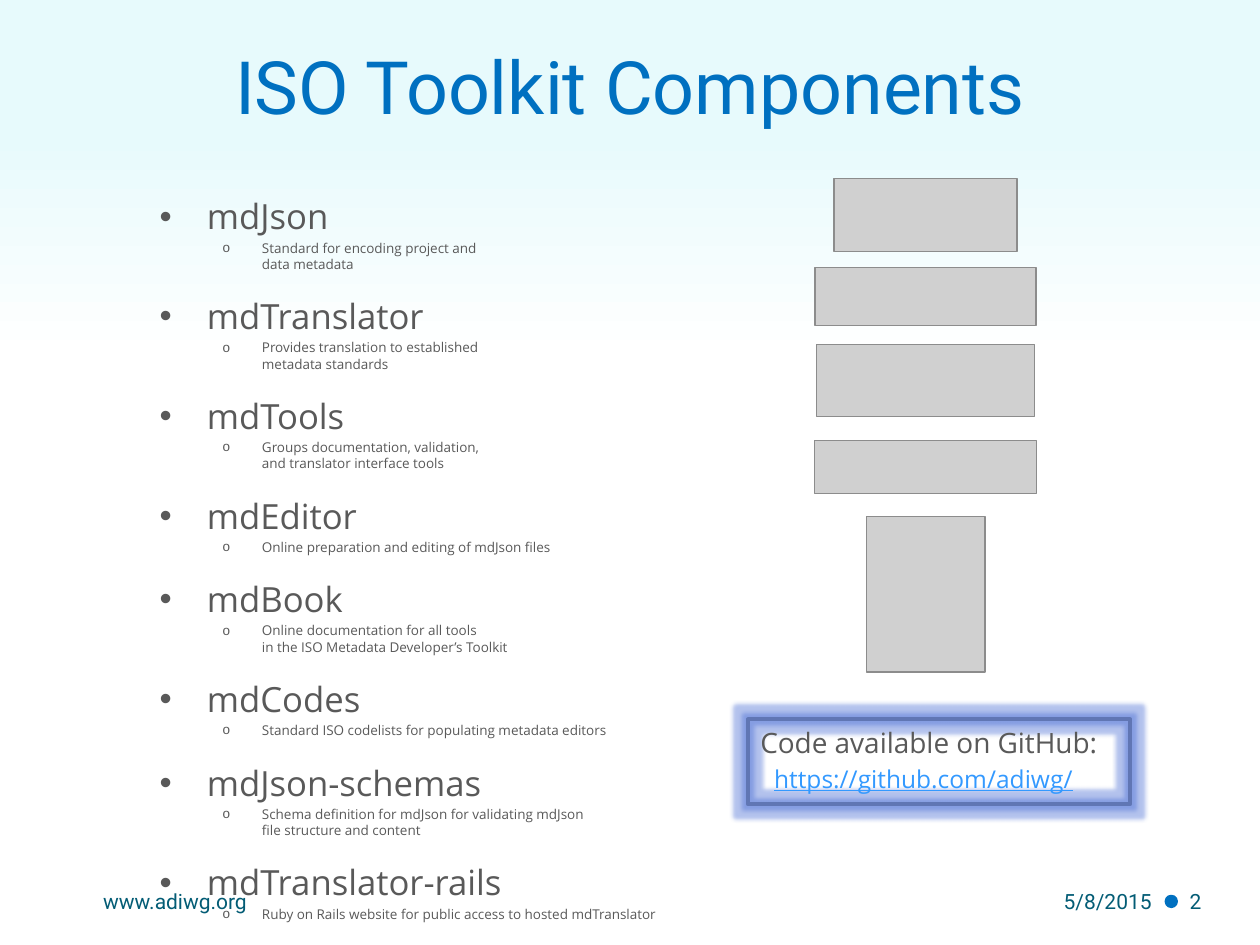
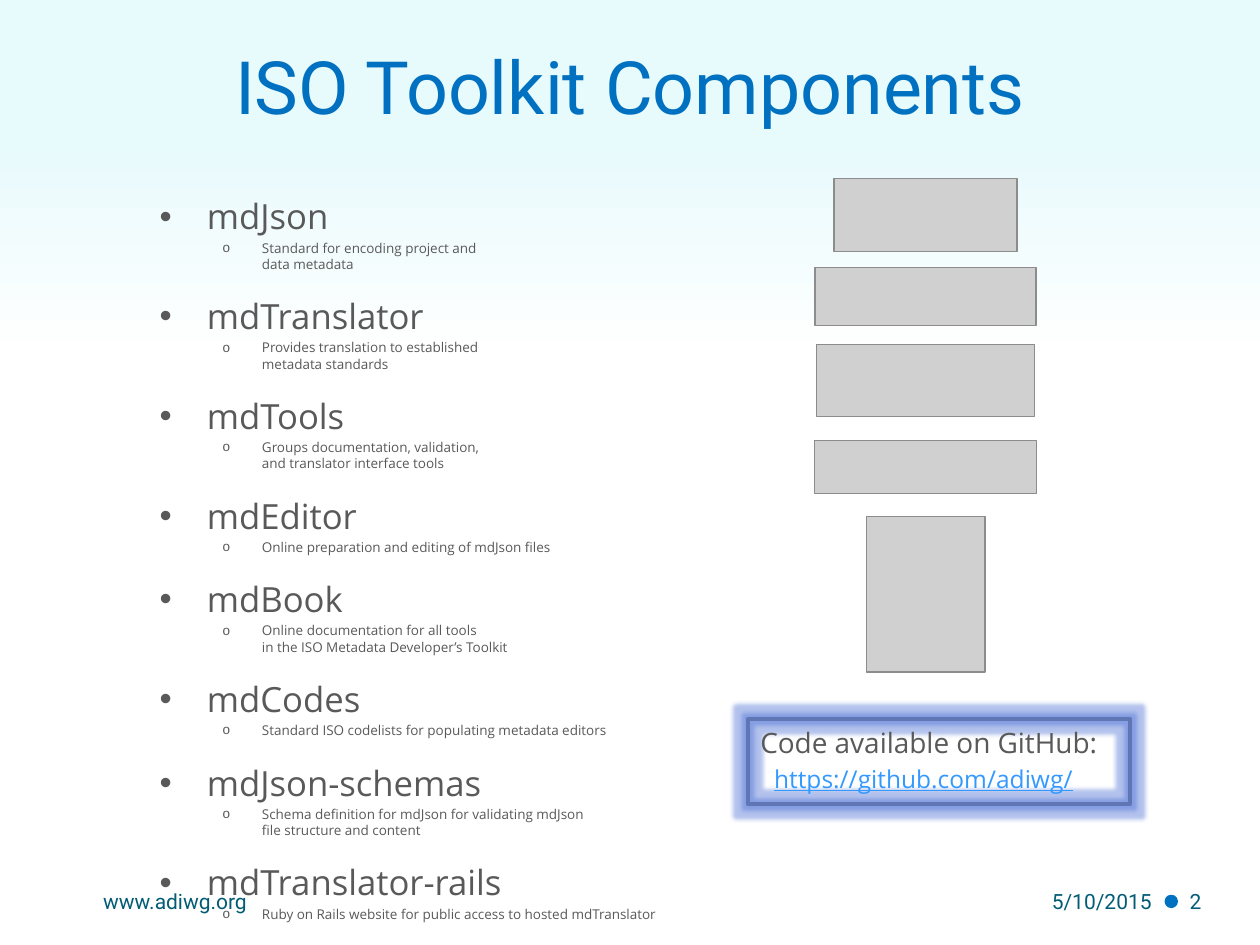
Before and after one commit to adiwg/mdWorkshop, a slide deck: slide 2 of S1.3_Intro2Toolkit.pptx. Drawn at 1260x945 pixels with LibreOffice and Linux fonts; fonts in the diff are those of the drawing; grey boxes stand for pictures; background and template pictures are left out. Boxes give left, top, right and bottom in pixels: in the first picture for what was removed or moved away, otherwise in the second. Text is boxed around its words. In the diff, an @@ line names an element or a change of style, - is before the commit and + after.

Commit message:
updated powerpoint

```diff
--- a/S1.3_Intro2Toolkit.pptx
+++ b/S1.3_Intro2Toolkit.pptx
@@ text at (1052, 894, 1152, 911): text changed @@
-5/8/2015
+5/10/2015
```
Also in this commit, not shown: 17 other slides changed, 1 other file.
